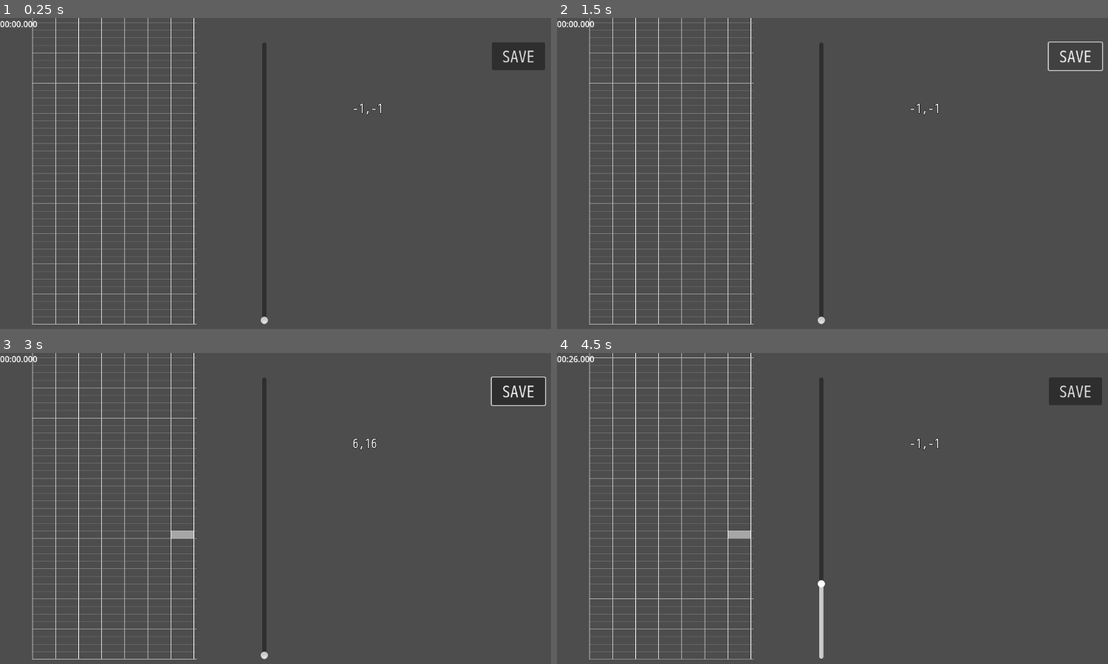
Above: before the commit, frames 1-4 (two rows, left to right).
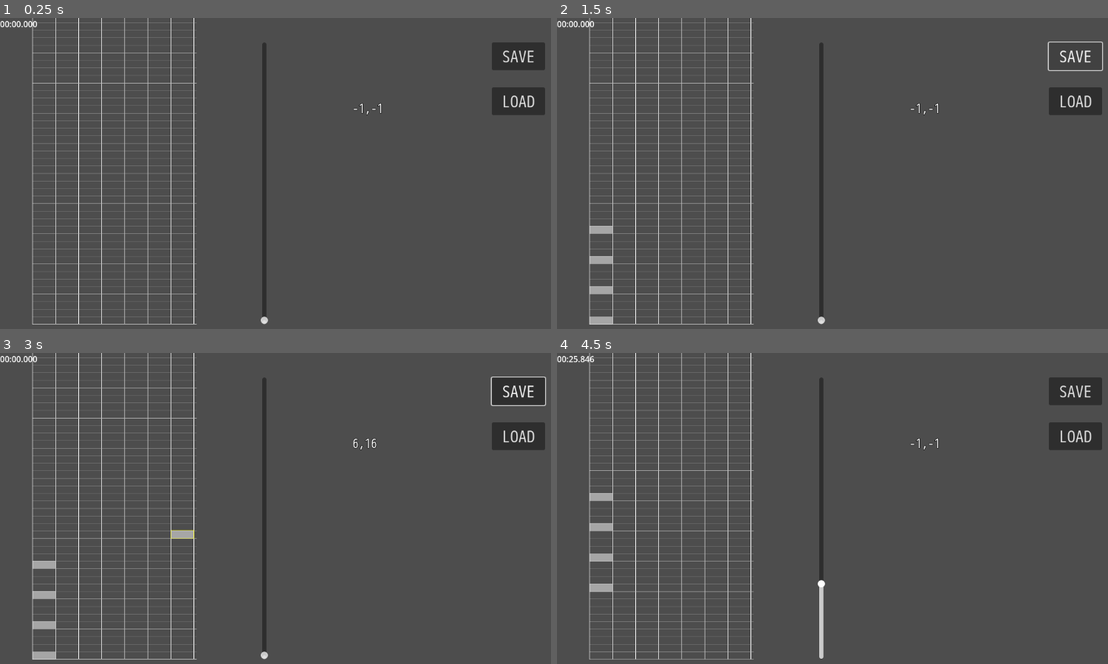
Above: after the commit, the same moments.

Repository: syun77/gd_rhythm_game
Game: Godot game, scene res://src/editor/ScoreEditor.tscn
Same seed, same stepped clock (60 frames per second), same inputs: the game is played once before the commit and once after it.
Inputs (mouse positions are in pixels of both pictures, inside the frame that each line leads up to):
- Up to frame 1 (0.25 s): no input
- Up to frame 2 (1.5 s): click (1074, 101) at 0.5 s, where only the run after the commit has a clickable "LOAD"; click "SAVE" at 1.25 s
- Up to frame 3 (3 s): move the mouse to (424, 502) at 2.02 s; click (424, 502) at 2.1 s; move the mouse to (176, 536) at 2.77 s; click (176, 536) at 2.85 s
- Up to frame 4 (4.5 s): move the mouse to (909, 446) at 3.52 s; click (909, 446) at 3.6 s; move the mouse to (821, 583) at 4.27 s; click (821, 583) at 4.35 s

The runs differ from the first frame. In frame 1, 0.8% of the frame differs, in the area x 89-99%, y 22-32%; in frame 2, 1.2%; in frame 3, 1.2%; in frame 4, 2.1%, in the area x 2-99%, y 0-97%.

Commit message:
スクロール対応中

Diff:
--- a/gd_rhythm_game/src/editor/ScoreEditor.gd
+++ b/gd_rhythm_game/src/editor/ScoreEditor.gd
@@ -21,13 +21,17 @@
 # ---------------------------------------------
 # var.
 # ---------------------------------------------
-var _base_time = 0.0
+## 基準
+var _base_time = 0.0 # 時間.
+var _base_bar = 0.0 # 拍
+
 var _beat_h = 32.0 # 1拍あたりのノートの高さ.
 var _bpm = 130.0
 var _total_time = 60 * 3
 var _bps = 1.0
 var _bar_beats = 4 # 4/4拍子.
 var _score_data = {}
+var _anim_timer = 0.0
 
 # ---------------------------------------------
 # private function.
@@ -44,6 +48,8 @@
 
 ## 更新.
 func _process(delta: float) -> void:
+	_anim_timer += delta
+
 	_update_click()
 
 	# UIの更新.
@@ -109,6 +115,9 @@
 
 	# ノートの描画.
 	_draw_notes()
+
+	# カーソルの描画.
+	_draw_cursor()
 
 ## 時間に対応するスクリーン座標(Y).
 func _time_to_screen_y(t:float) -> float:
@@ -128,6 +137,8 @@
 	if dy < 0 or SCORE_HEIGHT < dy:
 		return Vector2i.ONE * -1
 
+	# スクロールを考慮.
+	dy -= (_base_bar * _get_note_height())
 	# 逆順になる
 	dy = SCORE_HEIGHT - dy
 
@@ -141,8 +152,10 @@
 	var ret = Vector2i()
 	ret.x = OFS_X + (note_idx * _get_note_width())
 	ret.y = OFS_Y
+	# スクロールを考慮.
+	var pos2 = (pos - _base_bar)
 	# 逆順になる.
-	ret.y += SCORE_HEIGHT - (pos * _get_note_height())
+	ret.y += SCORE_HEIGHT - (pos2 * _get_note_height())
 	return ret
 
 ## ノート1つあたりの幅.
@@ -203,7 +216,30 @@
 			color.a = 0.5
 			draw_rect(rect, color)
 
-
+## カーソルの描画.
+func _draw_cursor() -> void:
+	var mouse = get_global_mouse_position()
+	var pos = _screen_to_score_pos(mouse)
+	if pos.x < 0:
+		return # 譜面の範囲外.
+
+	var p = _score_pos_to_screen(pos.x, pos.y)
+	var rect = Rect2(0, 0, _get_note_width(), _get_note_height())
+	# 下から描画しているので1つずれる.
+	p.y -= _get_note_height()
+	rect.position.x = p.x
+	rect.position.y = p.y
+	var color = Color.YELLOW
+	color.a = 0.8 + (0.2 * sin(_anim_timer * 4))
+	draw_rect(rect, color, false)
+
+## 譜面データのパスを取得する.
+func _get_score_path() -> String:
+	return PATH_SCORE
+
+## 時間を拍に変更する.
+func _time_to_bar(time:float) -> float:
+	return time / _bps
 
 # ---------------------------------------------
 # signal.
@@ -212,6 +248,9 @@
 ## 時間スライダーの値が変化した.
 func _on_time_slider_value_changed(value: float) -> void:
 	_base_time = value
+	# 正規化.
+	_base_time -= fmod(_base_time, _bps)
+	_base_bar = _time_to_bar(_base_time)
 
 ## SAVEボタンを押した.
 func _on_button_save_pressed() -> void:
@@ -219,7 +258,23 @@
 	var data = {}
 	data["bpm"] = _bpm
 	data["score"] = _score_data
+	# 文字列に変換.
 	var s = var_to_str(data)
 	print(s)
 	file.store_string(s)
 	file.close()
+
+## LOADボタンを押した.
+func _on_button_load_pressed() -> void:
+	var path = _get_score_path()
+	if FileAccess.file_exists(path) == false:
+		push_warning("%sは存在しません"%path)
+		return
+
+	var file = FileAccess.open(PATH_SCORE, FileAccess.READ)
+	var s = file.get_as_text()
+	file.close()
+	# 文字列から辞書型に変換.
+	var data = str_to_var(s)
+	_bpm = float(data["bpm"])
+	_score_data = data["score"]
--- a/gd_rhythm_game/src/editor/ScoreEditor.tscn
+++ b/gd_rhythm_game/src/editor/ScoreEditor.tscn
@@ -31,6 +31,14 @@
 theme = SubResource("Theme_nj2ls")
 text = "SAVE"
 
+[node name="ButtonLoad" type="Button" parent="UILayer"]
+offset_left = 960.0
+offset_top = 136.0
+offset_right = 1064.0
+offset_bottom = 190.0
+theme = SubResource("Theme_nj2ls")
+text = "LOAD"
+
 [node name="LabelDebug" type="Label" parent="UILayer"]
 offset_left = 688.0
 offset_top = 160.0
@@ -41,3 +49,4 @@
 
 [connection signal="value_changed" from="UILayer/TimeSlider" to="." method="_on_time_slider_value_changed"]
 [connection signal="pressed" from="UILayer/ButtonSave" to="." method="_on_button_save_pressed"]
+[connection signal="pressed" from="UILayer/ButtonLoad" to="." method="_on_button_load_pressed"]
Not shown, changed: gd_rhythm_game/assets/scores/1.txt
